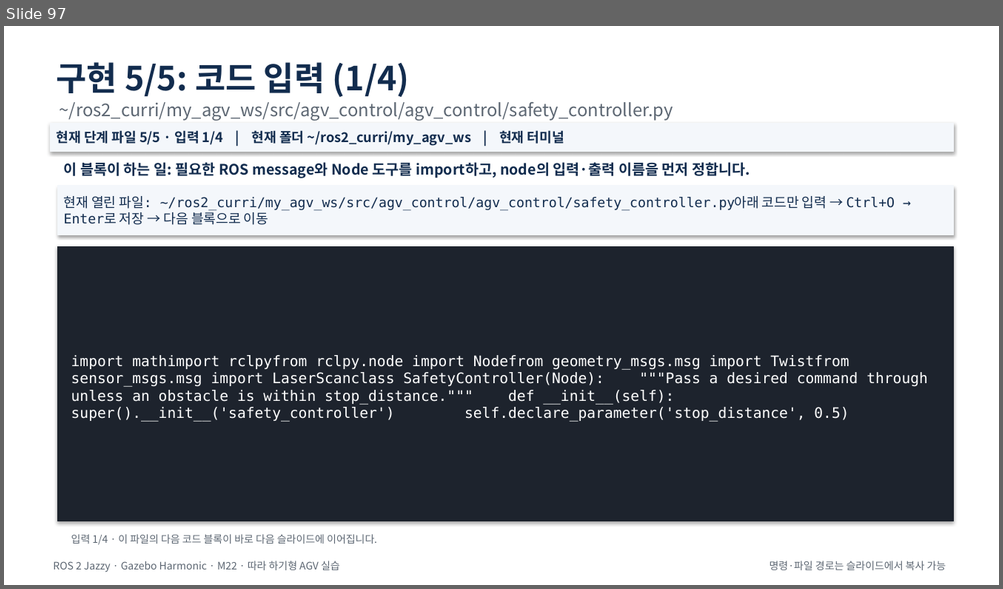
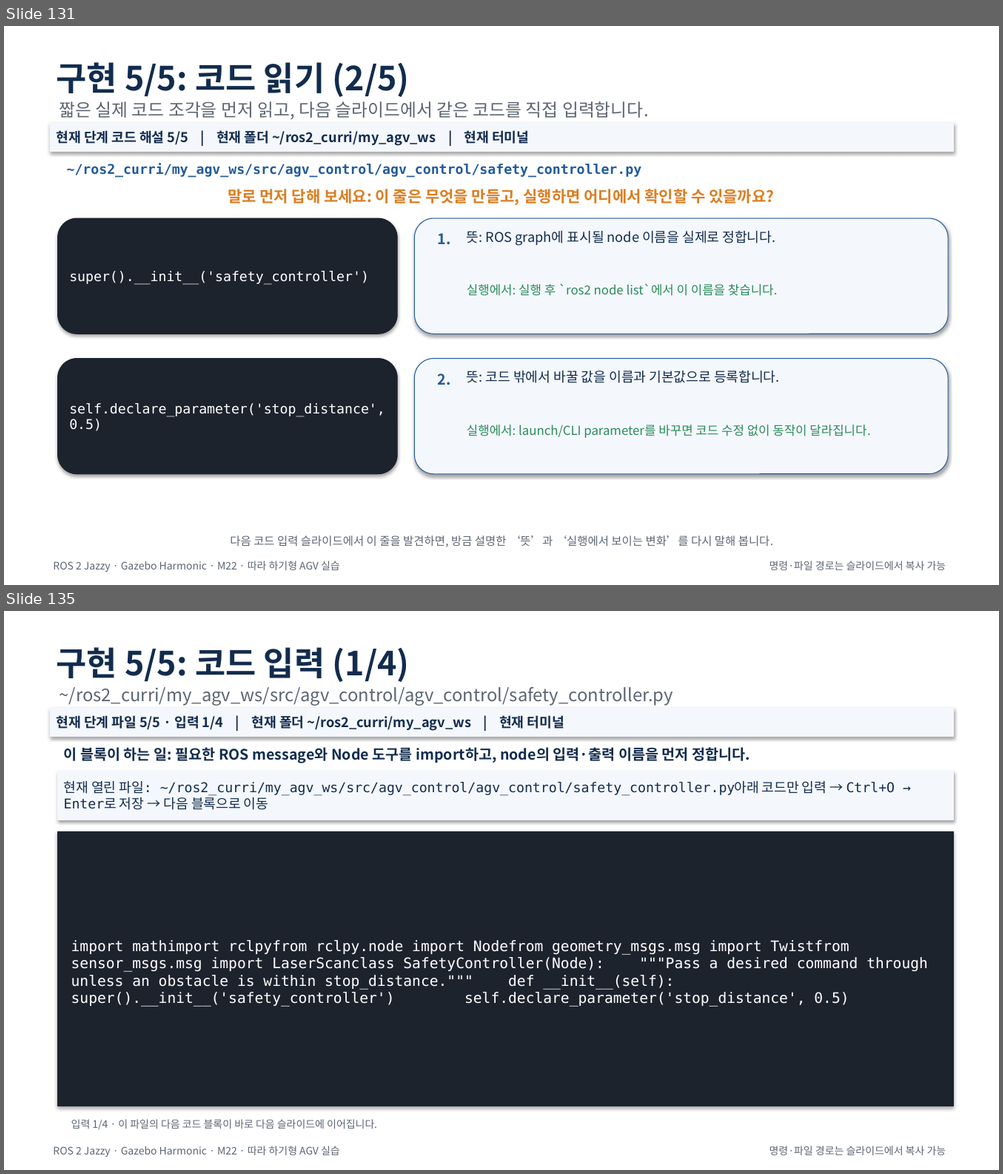
Before and after one commit to choimagon/ros2_curri, a slide deck: blocks/F_integration/Block_F_M시리즈_통합_따라하기.pptx. Shown one above the other, each under a label of ours: slide 97 before the commit, slides 131 and 135 after it; the slides between them are not shown. The pictures are 1003x589 and 1003x1174 pixels, drawn with LibreOffice and Linux fonts; fonts in the diff are those of the drawing. Boxes give left, top, right and bottom in pixels: in the first picture for what was removed or moved away, otherwise in the second. Text is boxed around its words. In the diff, an @@ line names an element or a change of style, - is before the commit and + after.

```diff
--- a/blocks/F_integration/Block_F_M시리즈_통합_따라하기.pptx
+++ b/blocks/F_integration/Block_F_M시리즈_통합_따라하기.pptx
@@ slide 131 added at (x1=4, y1=26, x2=999, y2=585), background #FFFFFF @@
@@ text added at (x1=57, y1=62, x2=410, y2=97), 32 pt, text #122C4E, bold @@
+구현 5/5: 코드 읽기 (2/5)
@@ text added at (x1=60, y1=101, x2=649, y2=119), 17 pt, text #5C6672 @@
+짧은 실제 코드 조각을 먼저 읽고, 다음 슬라이드에서 같은 코드를 직접 입력합니다.
@@ rectangle added at (x1=51, y1=123, x2=953, y2=151), fill #F4F7FB, outline #F4F7FB 0.75 pt, 13 pt, text #122C4E, bold @@
+현재 단계 코드 해설 5/5 | 현재 폴더 ~/ros2_curri/my_agv_ws | 현재 터미널
@@ text added at (x1=67, y1=164, x2=642, y2=285), 13 pt, text #225B9B, bold @@
+~/ros2_curri/my_agv_ws/src/agv_control/agv_control/safety_controller.py
@@ text added at (x1=227, y1=189, x2=774, y2=205), 15 pt, text #DB7E22, bold @@
+말로 먼저 답해 보세요: 이 줄은 무엇을 만들고, 실행하면 어디에서 확인할 수 있을까요?
@@ rounded rectangle added at (x1=58, y1=218, x2=397, y2=334), fill #1D232D, outline #1D232D 0.75 pt, 13 pt, text #FFFFFF @@
+super().__init__('safety_controller')
@@ rounded rectangle added at (x1=415, y1=218, x2=948, y2=334), fill #F4F7FB, outline #225B9B 0.75 pt @@
@@ text added at (x1=438, y1=233, x2=451, y2=245), 14 pt, text #225B9B, bold @@
+1.
@@ text added at (x1=466, y1=230, x2=775, y2=246), 13 pt, text #122C4E @@
+뜻: ROS graph에 표시될 node 이름을 실제로 정합니다.
@@ text added at (x1=466, y1=284, x2=777, y2=296), 12 pt, text #2A8B5A @@
+실행에서: 실행 후 `ros2 node list`에서 이 이름을 찾습니다.
@@ rounded rectangle added at (x1=58, y1=359, x2=397, y2=474), fill #1D232D, outline #1D232D 0.75 pt, 13 pt, text #FFFFFF @@
+self.declare_parameter('stop_distance', 0.5)
@@ rounded rectangle added at (x1=415, y1=359, x2=948, y2=474), fill #F4F7FB, outline #225B9B 0.75 pt @@
@@ text added at (x1=438, y1=374, x2=451, y2=386), 14 pt, text #225B9B, bold @@
+2.
@@ text added at (x1=466, y1=370, x2=779, y2=383), 13 pt, text #122C4E @@
+뜻: 코드 밖에서 바꿀 값을 이름과 기본값으로 등록합니다.
@@ text added at (x1=466, y1=425, x2=870, y2=438), 12 pt, text #2A8B5A @@
+실행에서: launch/CLI parameter를 바꾸면 코드 수정 없이 동작이 달라집니다.
@@ text added at (x1=230, y1=536, x2=773, y2=548), 11 pt, text #5C6672 @@
+다음 코드 입력 슬라이드에서 이 줄을 발견하면, 방금 설명한 ‘뜻’과 ‘실행에서 보이는 변화’를 다시 말해 봅니다.
@@ text added at (x1=53, y1=561, x2=340, y2=572), 10 pt, text #5C6672 @@
+ROS 2 Jazzy · Gazebo Harmonic · M22 · 따라 하기형 AGV 실습
@@ text added at (x1=769, y1=561, x2=946, y2=571), 10 pt, text #5C6672 @@
+명령·파일 경로는 슬라이드에서 복사 가능
@@ what was slide 97 is now slide 135 @@
```
Also in this commit, not shown: 37 other slides added, 54 other files.
